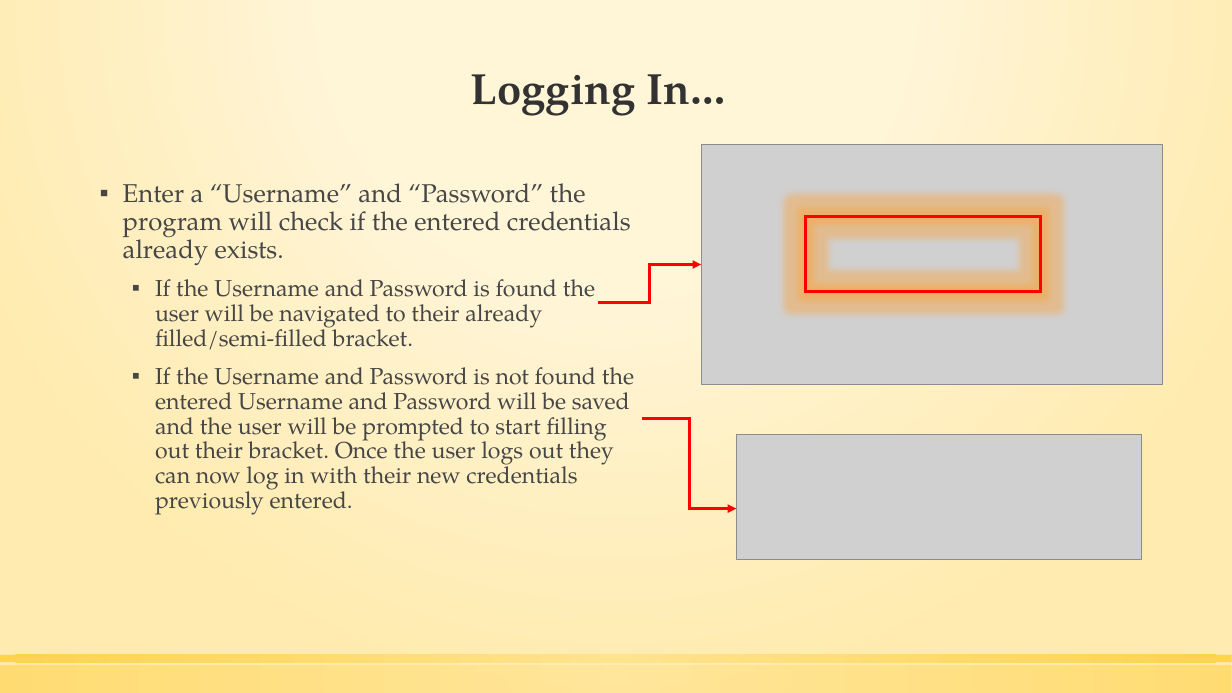
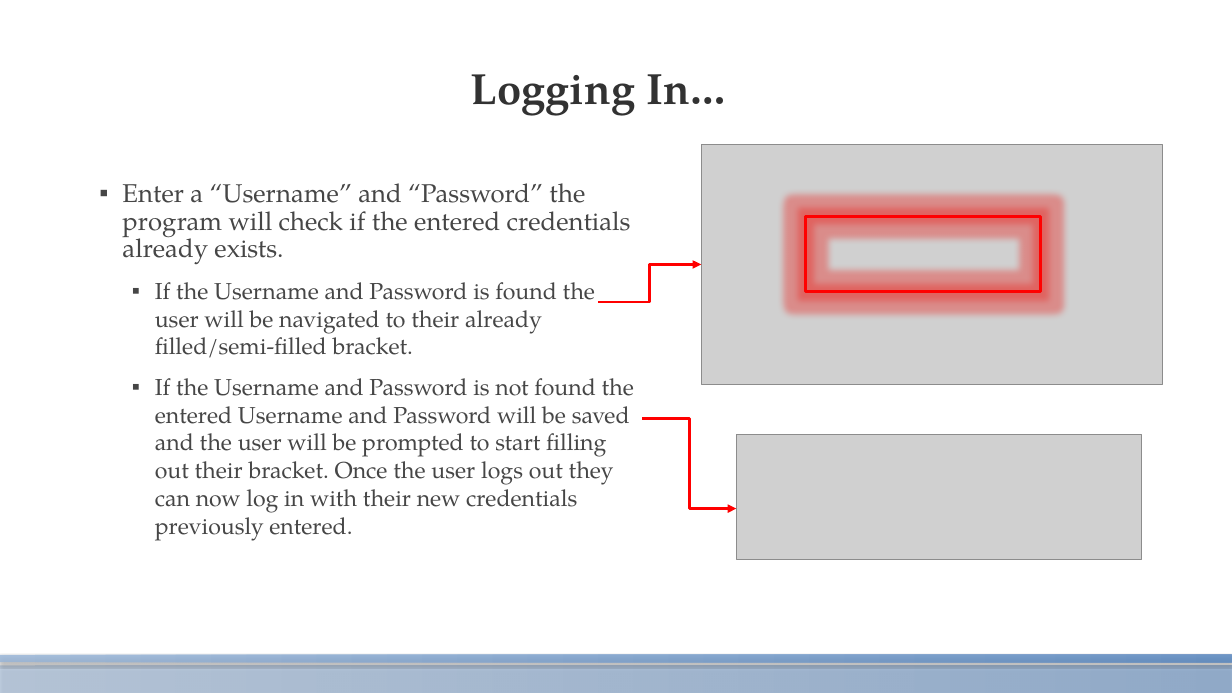
Before and after one commit to WindowDump/CS225-March-Madness, a slide deck: slide 3 of March_Madness_Documentation.pptx. Drawn at 1232x693 pixels with LibreOffice and Linux fonts; fonts in the diff are those of the drawing; grey boxes stand for pictures. Boxes give left, top, right and bottom in pixels: in the first picture for what was removed or moved away, otherwise in the second. Text is boxed around its words. In the diff, an @@ line names an element or a change of style, - is before the commit and + after.

```diff
--- a/March_Madness_Documentation.pptx
+++ b/March_Madness_Documentation.pptx
@@ background gradient #FFF5D7 to #FFEBAF to #FFFFFF @@
@@ text "Enter a “Username” and “Password” ..." at (122, 183, 634, 541): line spacing 0.9 to 1 @@
@@ rectangle at (806, 216, 1041, 292): outline #FF0000 2.25 pt to #FF0000 2.24 pt @@
@@ elbow arrow (598, 302) - (701, 264): stroke #FF0000 2.25 pt to #FF0000 2.24 pt @@
@@ elbow arrow (642, 419) - (737, 508): stroke #FF0000 2.25 pt to #FF0000 2.24 pt @@
@@ rectangle at (0, 655, 1232, 663): fill gradient #FFE186 to #FFCD36 to gradient #95B3D7 to #4F81BD; shadow on @@
@@ rectangle at (0, 665, 1232, 693): fill gradient #FFE186 to #FFCD36 to gradient #95B3D7 to #4F81BD; shadow on @@
```
Also in this commit, not shown: 5 other slides changed.
